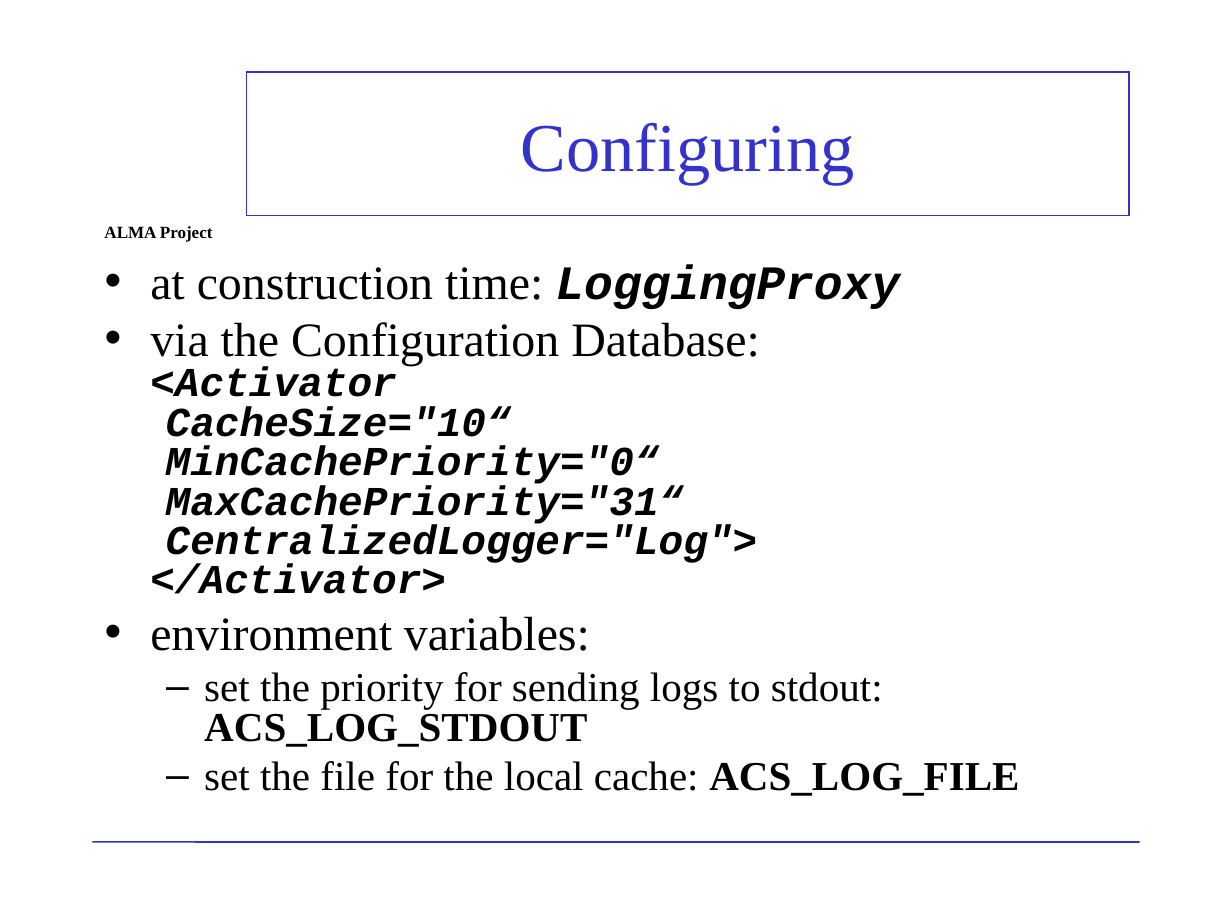
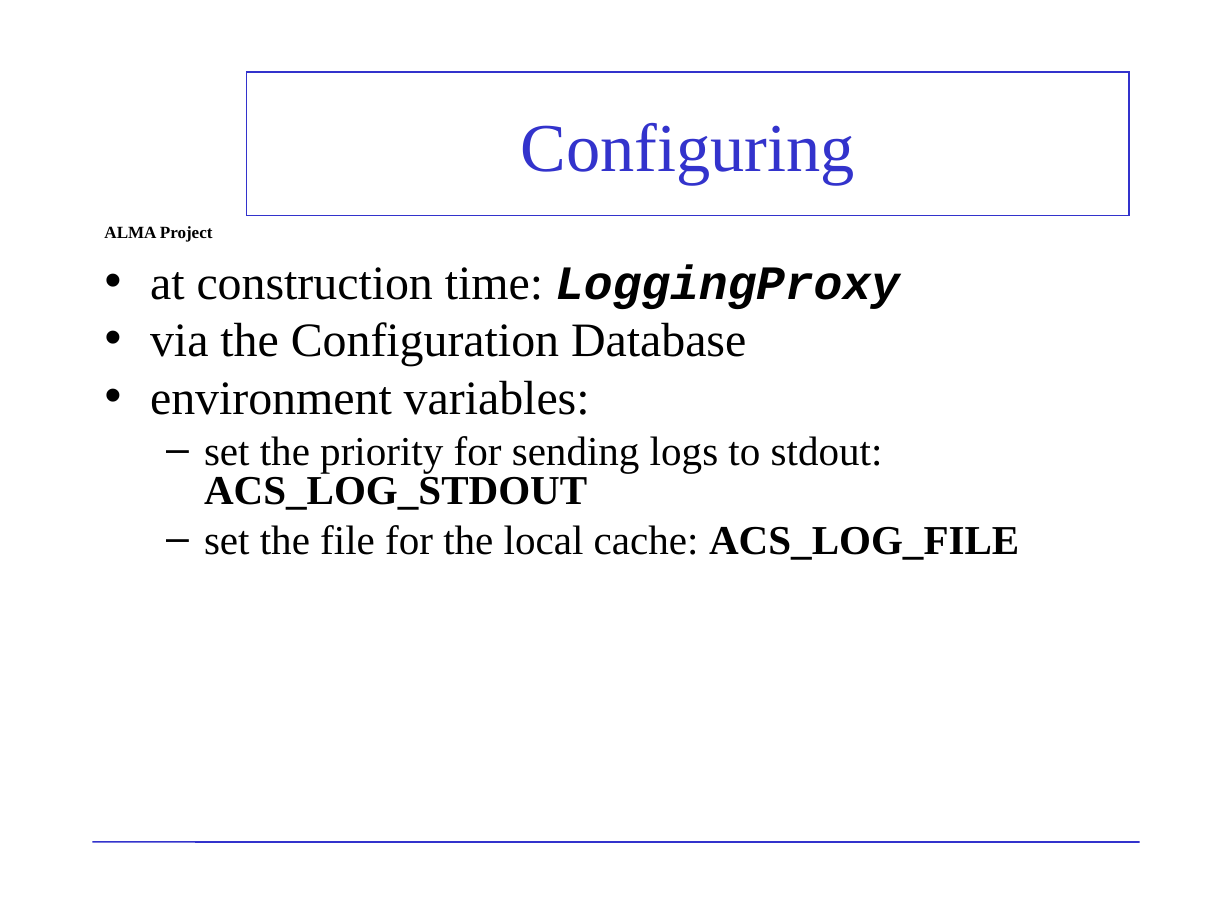
Before and after one commit to ACS-Community/ACS, a slide deck: slide 9 of Documents/ACS-Course/ACSCourse-LoggingCPPJava.ppt. Drawn at 1232x924 pixels with LibreOffice and Linux fonts; fonts in the diff are those of the drawing; background and template pictures are left out. Boxes give left, top, right and bottom in pixels: in the first picture for what was removed or moved away, otherwise in the second. Text is boxed around its words. In the diff, an @@ line names an element or a change of style, - is before the commit and + after.

```diff
--- a/Documents/ACS-Course/ACSCourse-LoggingCPPJava.ppt
+++ b/Documents/ACS-Course/ACSCourse-LoggingCPPJava.ppt
@@ text at (x1=150, y1=322, x2=746, y2=365): text changed; size 24 to 28 pt; font Courier New to Times New Roman; bold off; italic off @@
-• via the Configuration Database:
-  <Activator
-  CacheSize="10“
-  MinCachePriority="0“
-  MaxCachePriority="31“
-  CentralizedLogger="Log">
-  </Activator>
+• via the Configuration Database
```
Also in this commit, not shown: 6 other slides changed, 1 other file.
